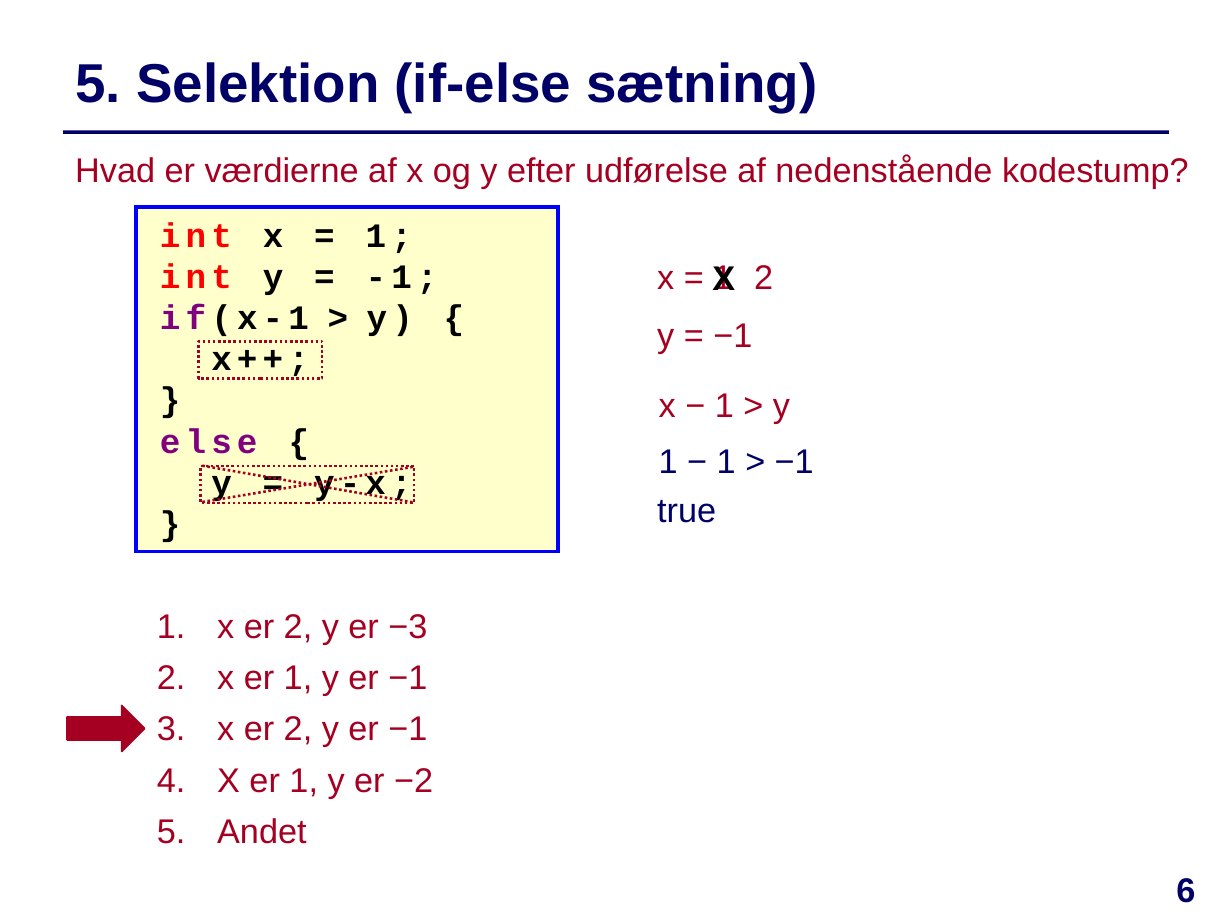
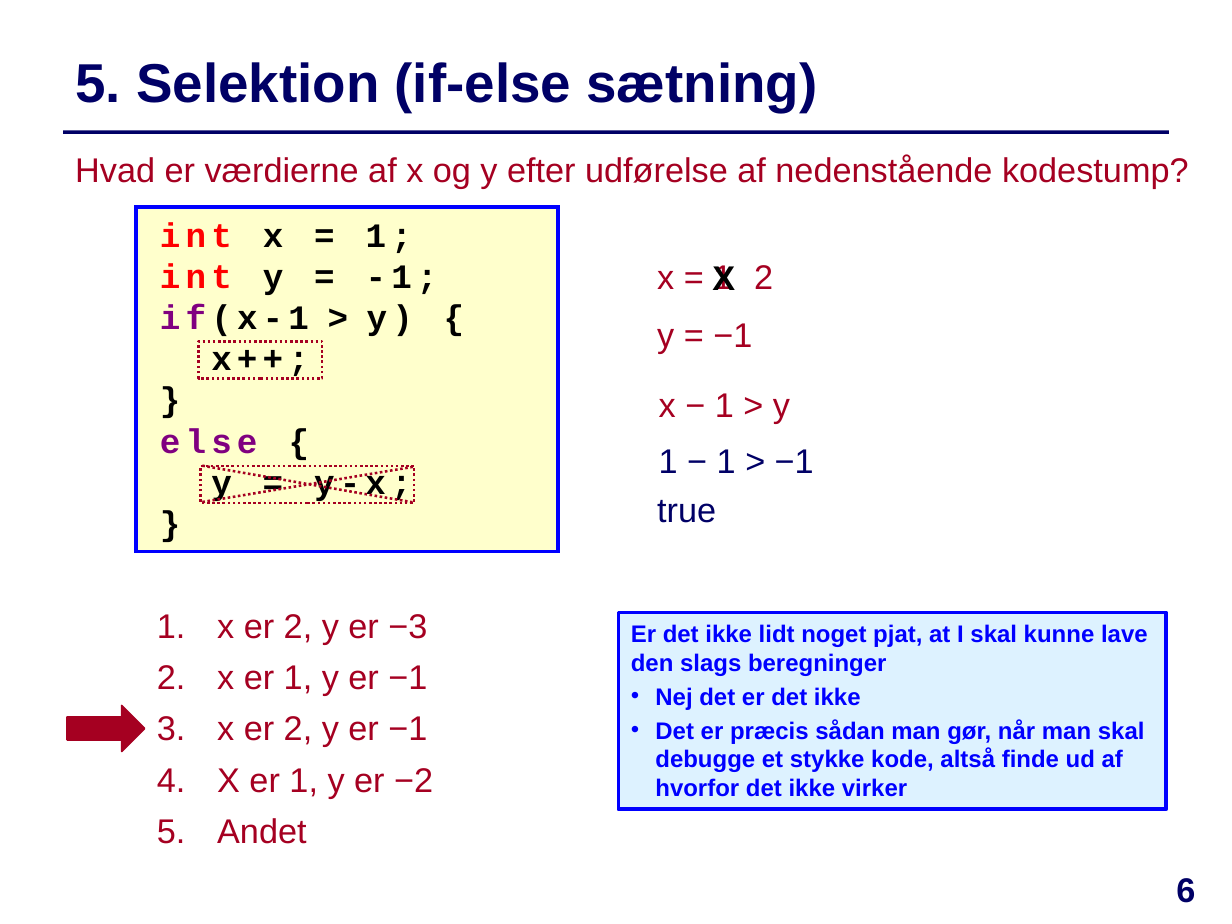
Before and after one commit to IntProgAU/Materiale, a slide deck: slide 6 of web/e22/uge_2a/Quiz-Uge2-Mandag.pptx. Drawn at 1232x924 pixels with LibreOffice and Linux fonts; fonts in the diff are those of the drawing. Boxes give left, top, right and bottom in pixels: in the first picture for what was removed or moved away, otherwise in the second. Text is boxed around its words. In the diff, an @@ line names an element or a change of style, - is before the commit and + after.

```diff
--- a/web/e22/uge_2a/Quiz-Uge2-Mandag.pptx
+++ b/web/e22/uge_2a/Quiz-Uge2-Mandag.pptx
@@ rectangle added at (x1=618, y1=612, x2=1165, y2=809), fill #DDF2FF, outline #0000FF 2.25 pt, 14 pt, text #0000FF, bold @@
+Er det ikke lidt noget pjat, at I skal kunne lave den slags beregninger
+• Nej det er det ikke
+• Det er præcis sådan man gør, når man skal debugge et stykke kode, altså finde ud af hvorfor det ikke virker
```
Also in this commit, not shown: 2 other slides changed, 2 other files.
